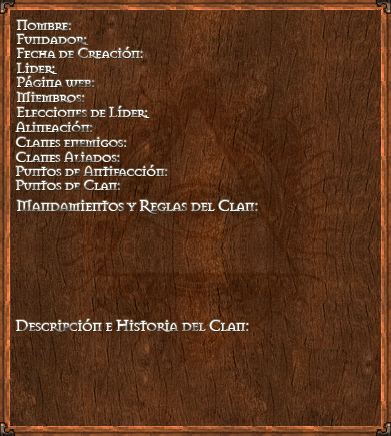
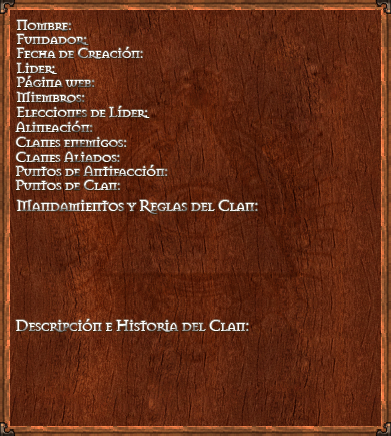
Layers edited between the first and the second 391x436 image:
painted on "Capa 8" over <box>10,10,381,426</box>
added layer "Capa 9" over <box>10,10,381,426</box>
